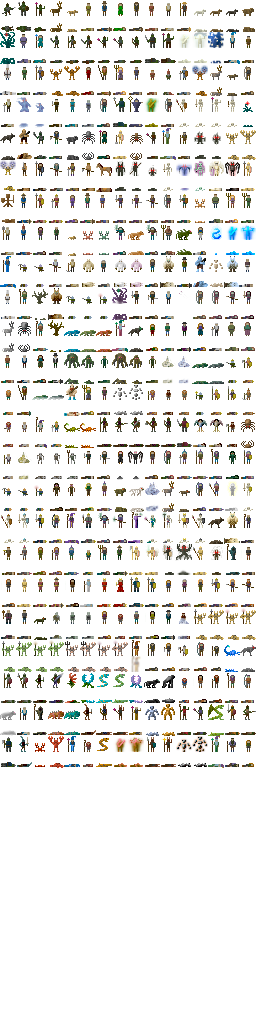
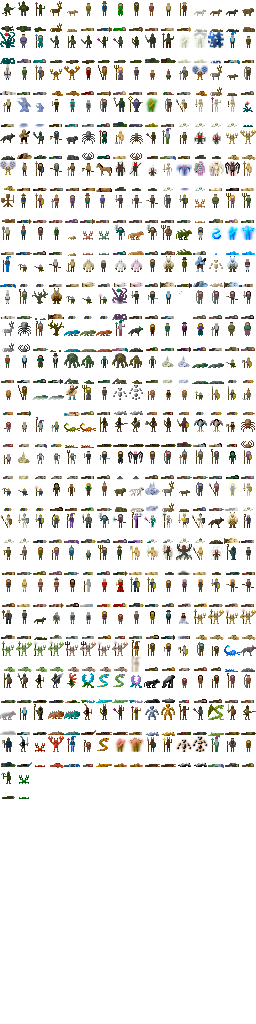
The second 256 x 1024 image is a revision of the first. Changes to its layers:
painted on "Background" over bbox(1, 771, 29, 799)
